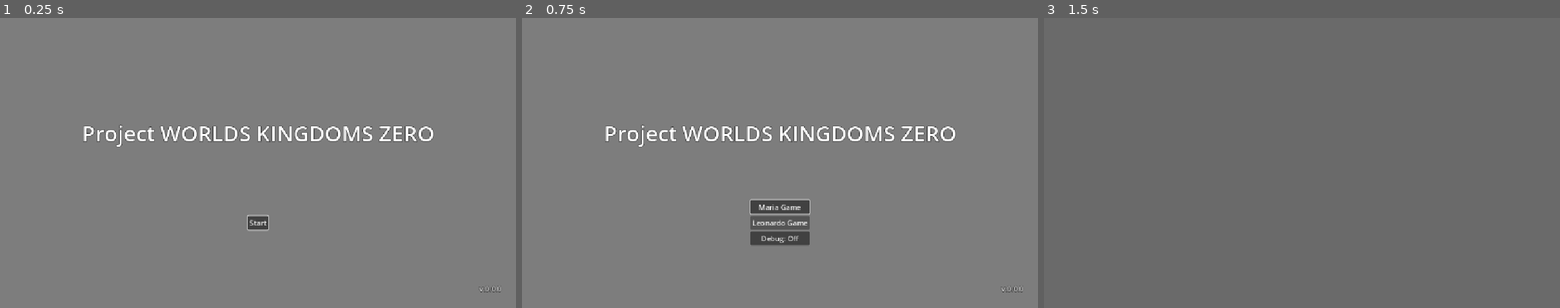
Above: before the commit, frames 1-3 (left to right).
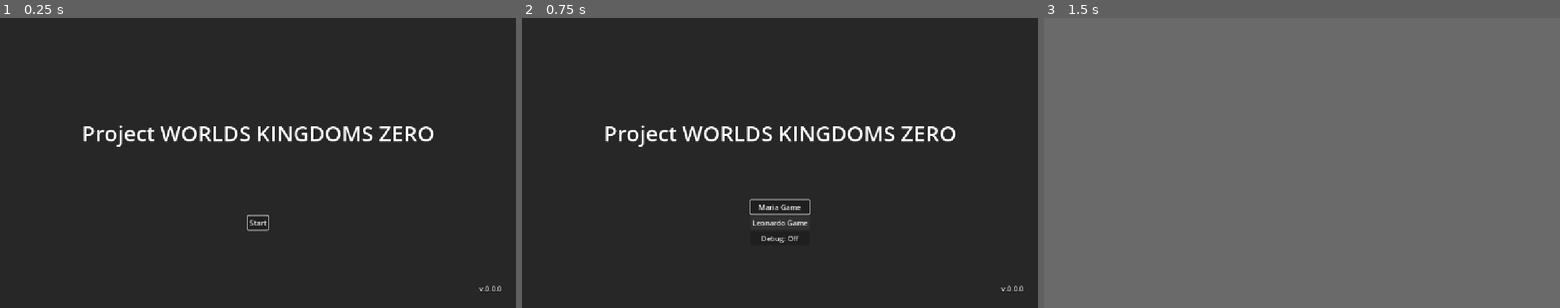
Above: after the commit, the same moments.

Repository: Adnyropast/pwkz-godot-4.7
Game: Godot game, scene res://scenes/title_screen.tscn
Same seed, same stepped clock (60 frames per second), same inputs: the game is played once before the commit and once after it. The engine's default icon, where the game draws it, is replaced by a stand-in: a white triangle on a blue panel in a dark square.
Inputs:
- Up to frame 1 (0.25 s): no input
- Up to frame 2 (0.75 s): click "Start" at 0.5 s
- Up to frame 3 (1.5 s): click "Maria Game" at 1.25 s

The runs differ from the first frame. In frame 1, 98% of the frame differs, in the area x 0-100%, y 0-100%; in frame 2, 98%; in frame 3, nothing differs.

Commit message:
fix: adjust title screen background colors

Diff:
--- a/scenes/title_screen.tscn
+++ b/scenes/title_screen.tscn
@@ -35,7 +35,7 @@
 "times": PackedFloat32Array(0, 16, 32, 48, 64, 80, 96, 112, 128),
 "transitions": PackedFloat32Array(1, 1, 1, 1, 1, 1, 1, 1, 1),
 "update": 0,
-"values": [Color(0.48828125, 0.48828125, 0.48828125, 1), Color(0.48828125, 0.48828125, 0.48828125, 1), Color(0.703125, 0.44921875, 0.0625, 1), Color(0.00390625, 0.47265625, 0.3984375, 1), Color(0.25, 0.67578125, 0.99609375, 1), Color(0.55078125, 0.00390625, 0.2109375, 1), Color(0.99609375, 0.76953125, 0.00390625, 1), Color(0.99609375, 0.65625, 0.91796875, 1), Color(0.609375, 0.00390625, 0.99609375, 1)]
+"values": [Color(0.15234375, 0.15234375, 0.15234375, 1), Color(0.15234375, 0.15234375, 0.15234375, 1), Color(0.21875, 0.140625, 0.01953125, 1), Color(0, 0.3125, 0.0078125, 1), Color(0, 0, 0.3125, 1), Color(0.3125, 0, 0.0234375, 1), Color(0.3125, 0.30078125, 0, 1), Color(0.3125, 0.20703125, 0.2890625, 1), Color(0.19140625, 0, 0.3125, 1), ]
 }
 
 [sub_resource type="AnimationLibrary" id="AnimationLibrary_mgrm8"]
